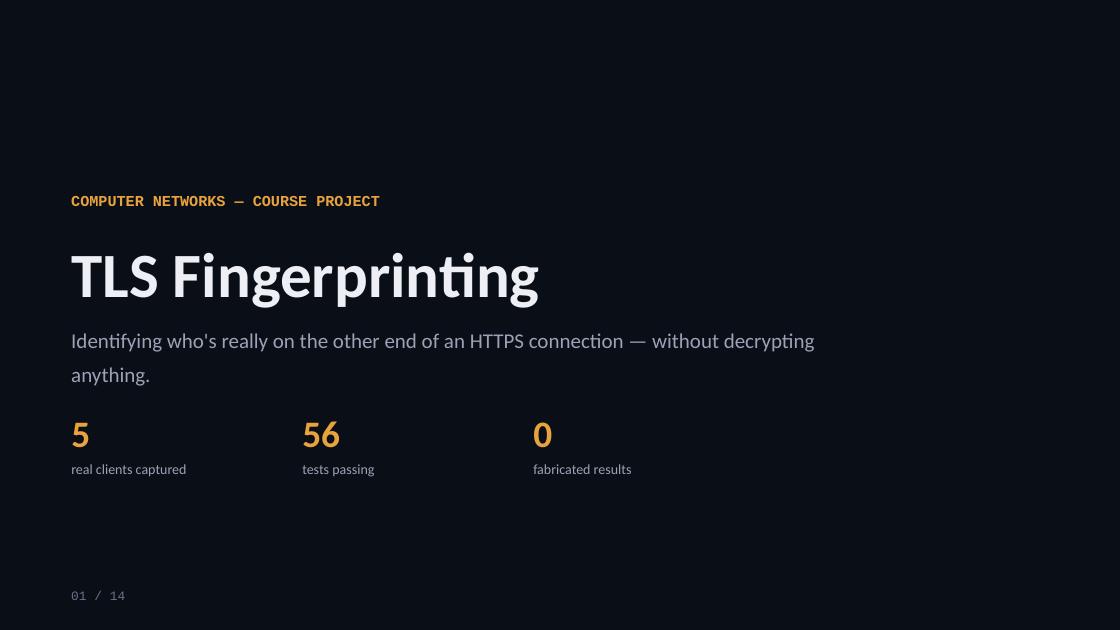
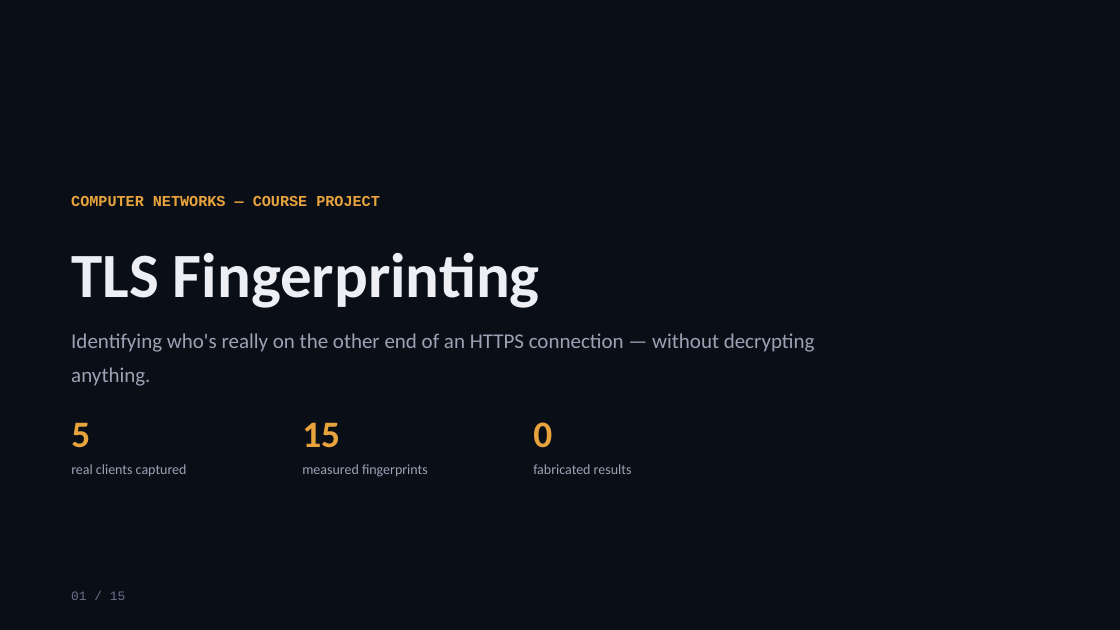
Before and after one commit to YashG1836/TLS_fingerprint_CN, a slide deck: slide 1 of TLS_Fingerprinting_Presentation.pptx. Drawn at 1120x630 pixels with LibreOffice and Linux fonts; fonts in the diff are those of the drawing. Boxes give left, top, right and bottom in pixels: in the first picture for what was removed or moved away, otherwise in the second. Text is boxed around its words. In the diff, an @@ line names an element or a change of style, - is before the commit and + after.

```diff
--- a/TLS_Fingerprinting_Presentation.pptx
+++ b/TLS_Fingerprinting_Presentation.pptx
@@ text at (302,422,340,448): text changed @@
-56
+15
@@ text at (302,464,428,477): text changed @@
-tests passing
+measured fingerprints
@@ text at (71,591,125,600): text changed @@
-01 / 14
+01 / 15
```
Also in this commit, not shown: 13 other slides changed, 1 slide added, 2 other files.
